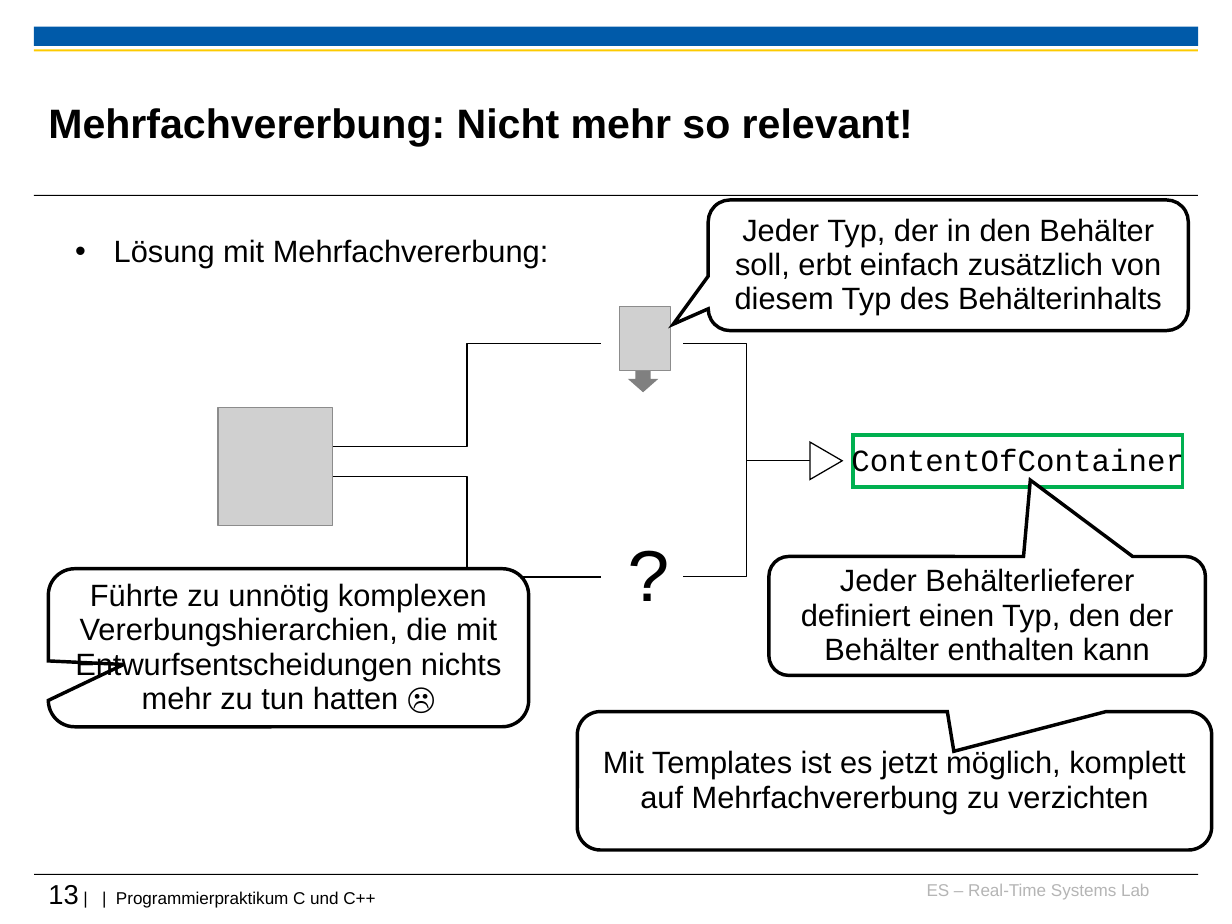
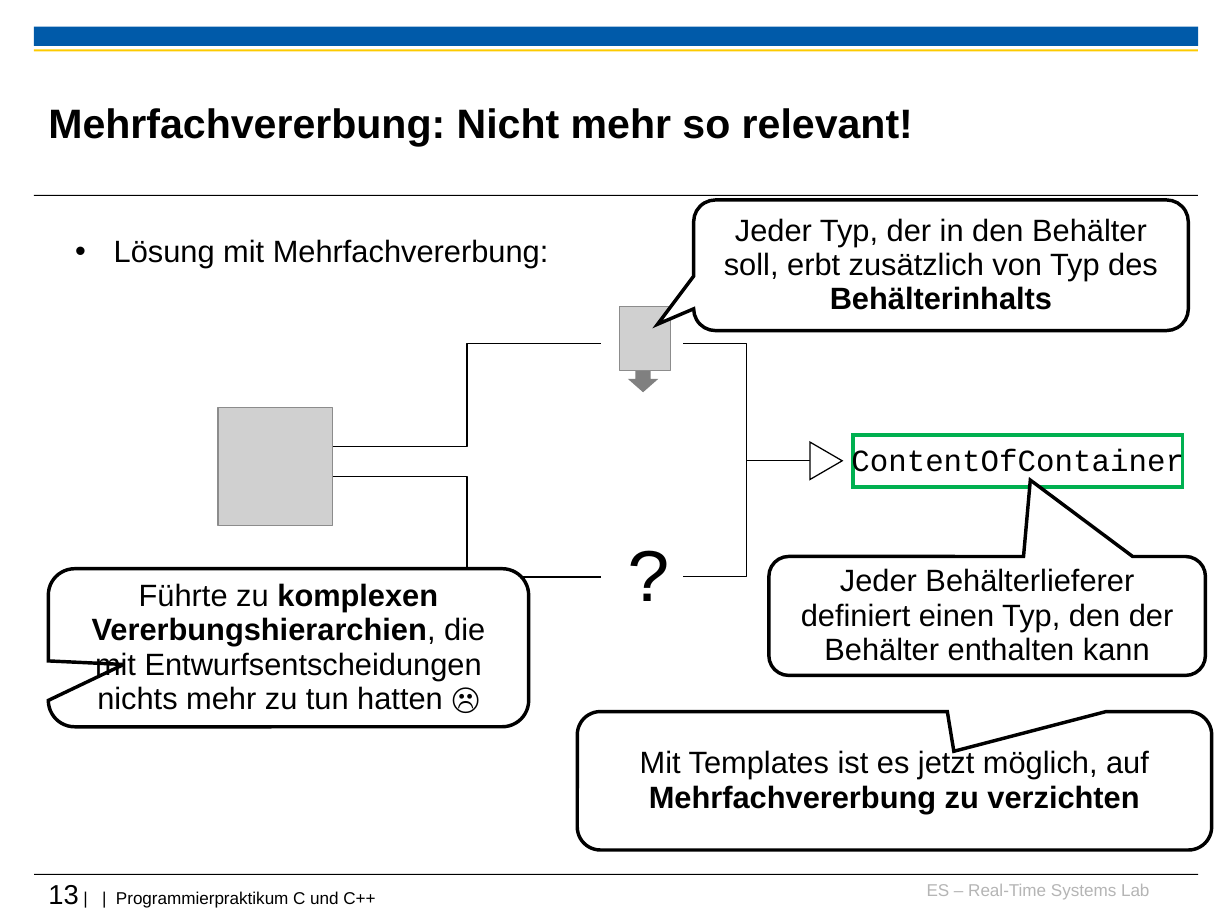
Before and after one commit to h82k/tud-cppp, a slide deck: slide 13 of Vorlesung/4 Fortgeschrittene Themen_F31.ppt. Drawn at 1232x924 pixels with LibreOffice and Linux fonts; fonts in the diff are those of the drawing; grey boxes stand for pictures; background and template pictures are left out. Boxes give left, top, right and bottom in pixels: in the first picture for what was removed or moved away, otherwise in the second. Text is boxed around its words. In the diff, an @@ line names an element or a change of style, - is before the commit and + after.

```diff
--- a/Vorlesung/4 Fortgeschrittene Themen_F31.ppt
+++ b/Vorlesung/4 Fortgeschrittene Themen_F31.ppt
@@ rounded speech box "Jeder Typ, der in den ...": place and size @@
-rounded speech box "Jeder Typ, der in den ..." at [708,200,1189,330]
+rounded speech box "Jeder Typ, der in den ..." at [694,200,1189,330]
@@ text in rounded speech box at [724,218,1158,310]: text changed @@
-Jeder Typ, der in den Behälter soll, erbt einfach zusätzlich von diesem Typ des Behälterinhalts
+Jeder Typ, der in den Behälter soll, erbt zusätzlich von Typ des Behälterinhalts
@@ text in rounded speech box at [92,583,485,710]: text changed @@
-Führte zu unnötig komplexen Vererbungshierarchien, die mit Entwurfsentscheidungen nichts mehr zu tun hatten ☹
+Führte zu komplexen Vererbungshierarchien, die mit Entwurfsentscheidungen nichts mehr zu tun hatten ☹
@@ text in rounded speech box at [640,749,1149,813]: text changed @@
-Mit Templates ist es jetzt möglich, komplett auf Mehrfachvererbung zu verzichten
+Mit Templates ist es jetzt möglich, auf Mehrfachvererbung zu verzichten
```
Also in this commit, not shown: 21 other slides changed.
